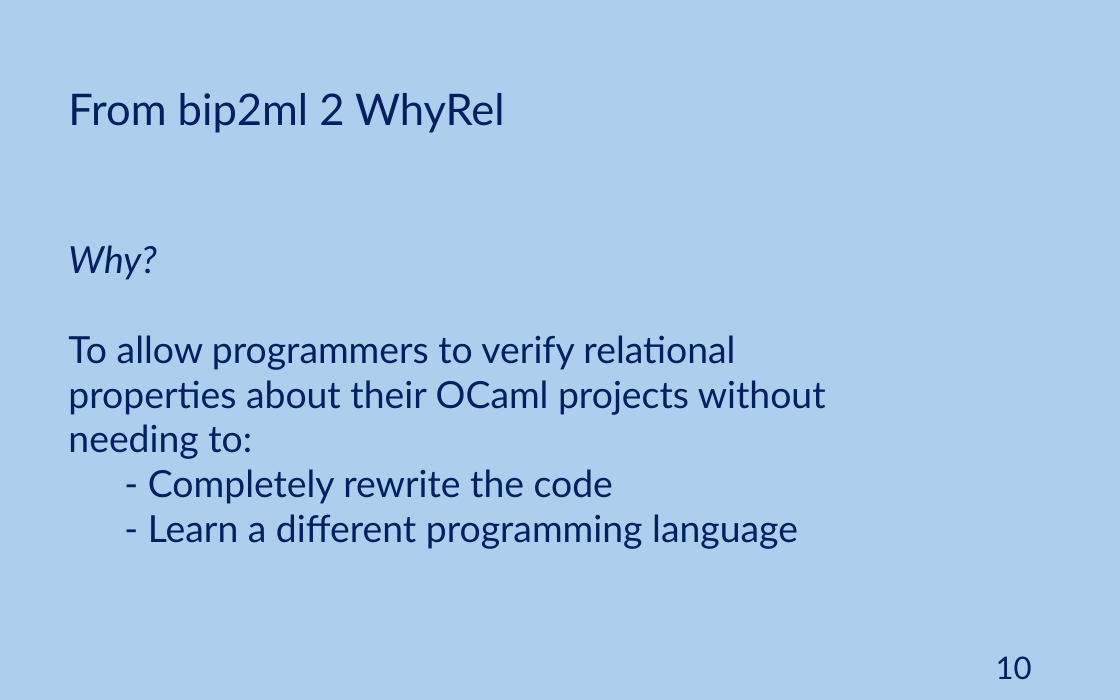
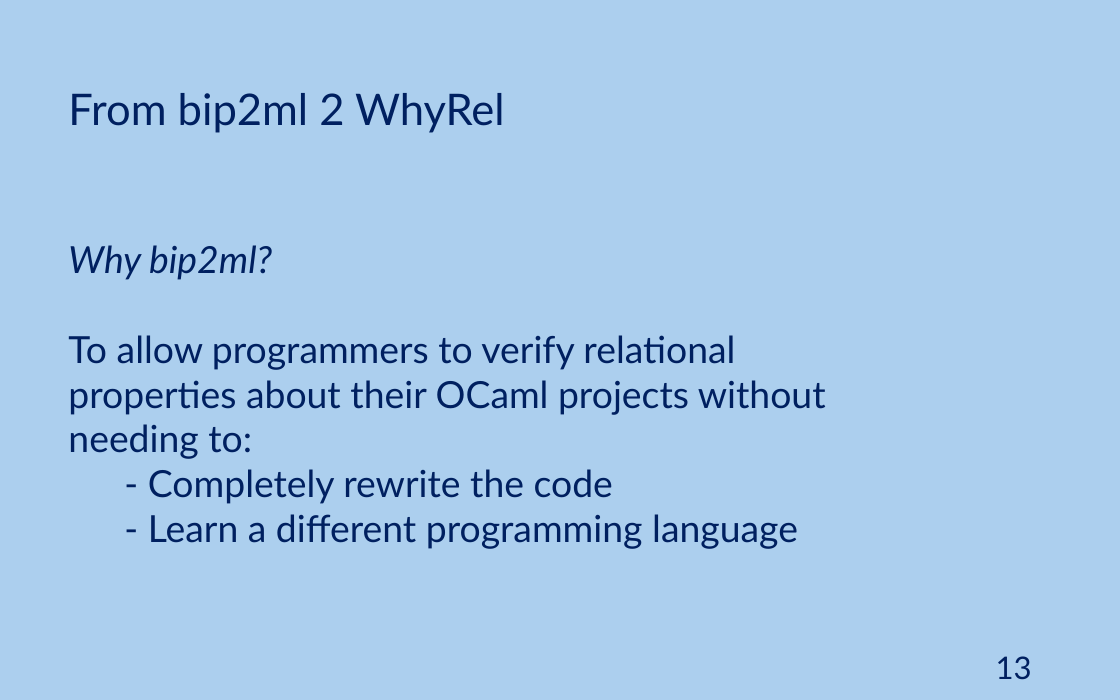
Before and after one commit to JoaoNini75/MasterThesis, a slide deck: slide 13 of tese/presentation/Ap Tese.pptx (slide 10 before the commit). Drawn at 1120x700 pixels with LibreOffice and Linux fonts; fonts in the diff are those of the drawing. Boxes give left, top, right and bottom in pixels: in the first picture for what was removed or moved away, otherwise in the second. Text is boxed around its words. In the diff, an @@ line names an element or a change of style, - is before the commit and + after.

```diff
--- a/tese/presentation/Ap Tese.pptx
+++ b/tese/presentation/Ap Tese.pptx
@@ text at box(68, 245, 272, 280): text changed @@
-Why?
+Why bip2ml?
@@ page number at box(996, 656, 1032, 680): text changed @@
-10
+13
```
Also in this commit, not shown: 16 other slides changed, 5 slides added, 24 slides removed.
